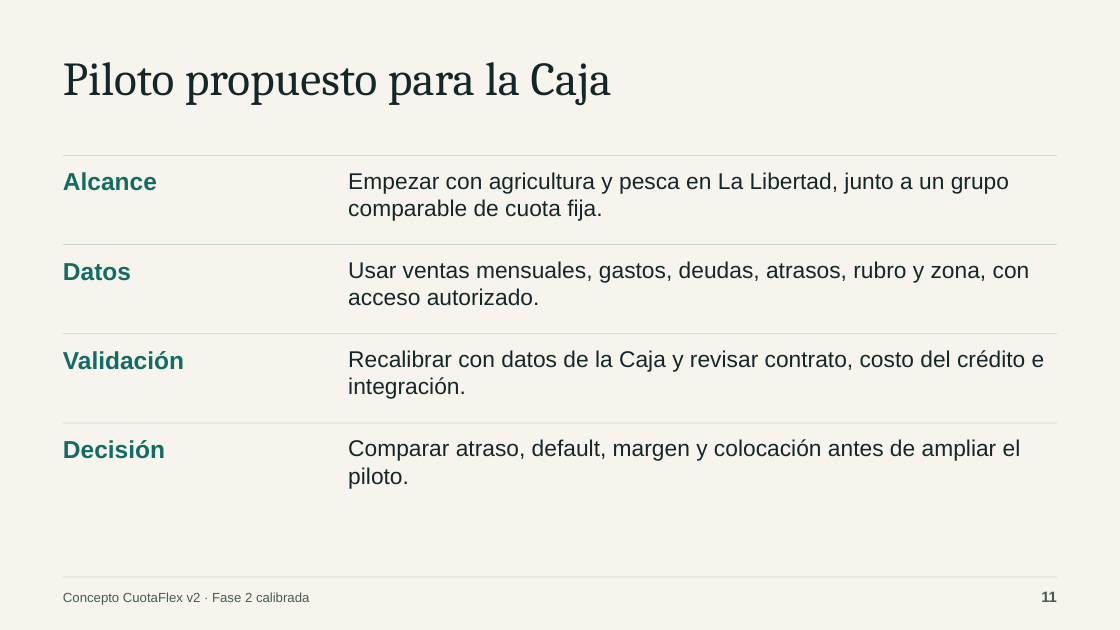
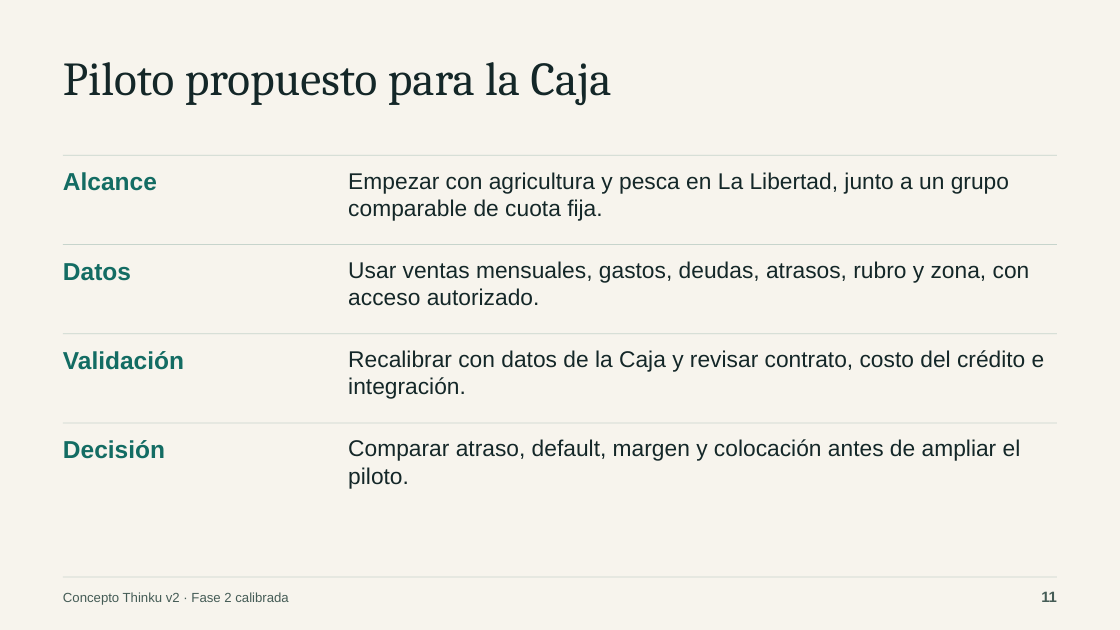
Before and after one commit to Defartion/Hackathon-Caja-Trujillo, a slide deck: slide 11 of docs/pitch/CuotaFlex-pitch.pptx. Drawn at 1120x630 pixels with LibreOffice and Linux fonts; fonts in the diff are those of the drawing. Boxes give left, top, right and bottom in pixels: in the first picture for what was removed or moved away, otherwise in the second. Text is boxed around its words. In the diff, an @@ line names an element or a change of style, - is before the commit and + after.

Commit message:
Rediseño: Thinku en el README, el concepto v3, el pitch y el video
- README, puntero docs/CONCEPTO.md y documentos de la final (video, módulo en vivo, propiedad
  intelectual) con el nombre nuevo.
- Concepto v3: texto, resumen, diagrama de arquitectura regenerado con mermaid-cli y PDF exportado
  de nuevo con su script. El concepto de la fase 1 y la versión 2 se conservan sin cambios.
- Pitch: guion, banco de preguntas y README; resumen A4 regenerado con generar_one_pager.py.
  Presentación: textos y notas con Thinku, gráfico de sensibilidad con la misma data y el rótulo
  nuevo, y la captura del celular con la app actual del cliente; PDF exportado con Impress.
- Script del video: subtítulos, carpeta de salida (~/Videos/Thinku) y lectura del KPI del tablero.
- Los nombres de archivo de los PDF y la presentación no cambian, para no romper enlaces compartidos.
- Sistema de diseño: sección de vistas amplias, columnas y paneles plegables, capturas 01-12
  actualizadas y 13-16 nuevas.

```diff
--- a/docs/pitch/CuotaFlex-pitch.pptx
+++ b/docs/pitch/CuotaFlex-pitch.pptx
@@ text at (x1=63, y1=592, x2=288, y2=605): text changed @@
-Concepto CuotaFlex v2 · Fase 2 calibrada
+Concepto Thinku v2 · Fase 2 calibrada
```
Also in this commit, not shown: 6 other slides changed, 37 other files.
